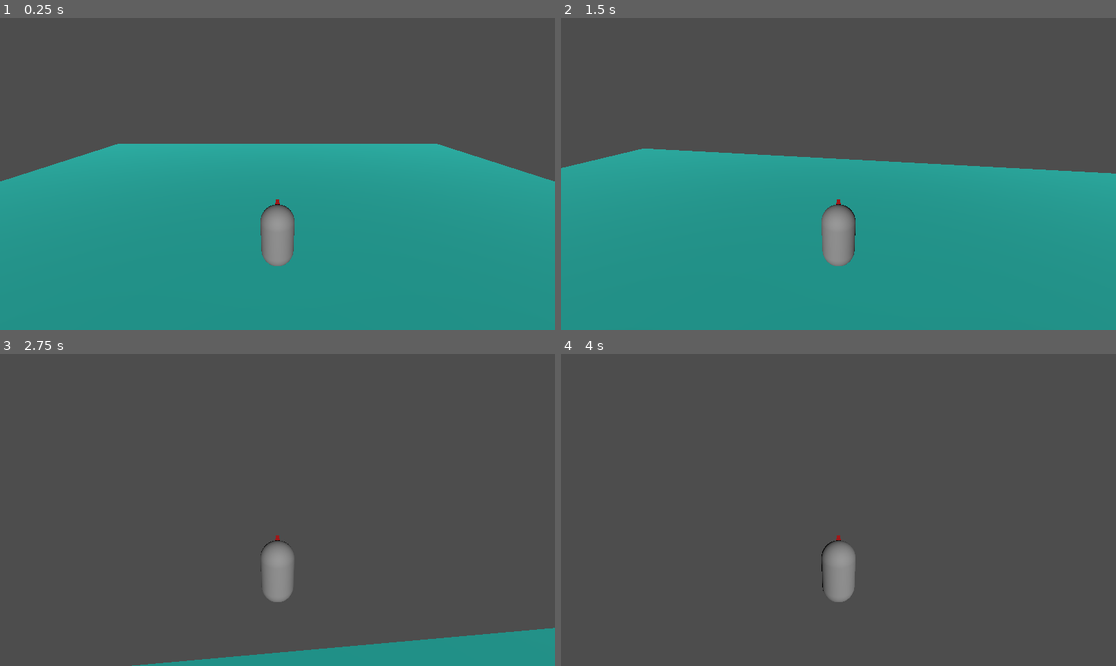
Above: before the commit, frames 1-4 (two rows, left to right).
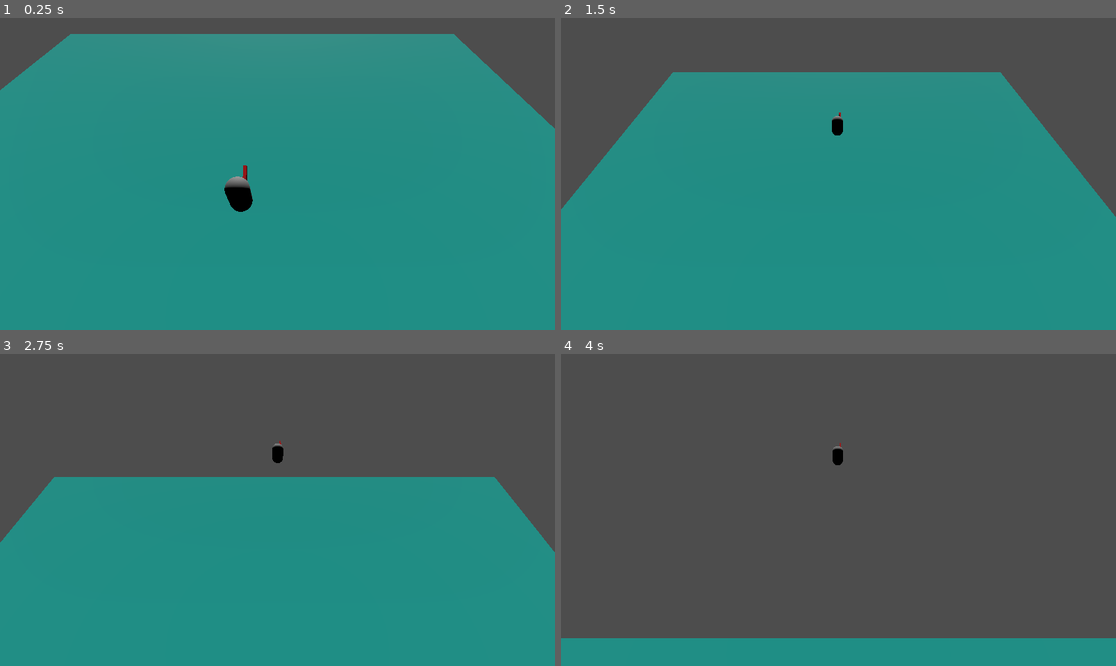
Above: after the commit, the same moments.

Repository: Duartefon/MAN
Game: Godot game, scene res://scenes_and_scripts/cameraFollows.tscn
Two runs of this game, one before a commit and one after it. Both use one fixed random seed, a clock stepped at 60 frames per second and the inputs below.
Inputs (mouse positions are in pixels of both pictures, inside the frame that each line leads up to):
- Up to frame 1 (0.25 s): no input
- Up to frame 2 (1.5 s): tap Enter (ui_accept) at 0.5, 0.77 s; move the mouse to (866, 174) at 0.52 s; hold Up (ui_up) from 0.53 s (still down); move the mouse to (810, 174) at 1.27 s
- Up to frame 3 (2.75 s): keep holding Up (ui_up); tap Enter (ui_accept) at 1.52 s; move the mouse to (288, 503) at 2.02 s
- Up to frame 4 (4 s): keep holding Up (ui_up); move the mouse to (832, 516) at 2.77 s; tap Enter (ui_accept) at 3.02, 3.77 s; move the mouse to (877, 513) at 3.52 s

The runs differ from the first frame. In frame 1, 38% of the frame differs, in the area x 0-100%, y 5-80%; in frame 2, 22%; in frame 3, 54%, in the area x 0-100%, y 27-100%; in frame 4, 9.9%.

Commit message:
Alteracao Camera

Diff:
--- a/scenes_and_scripts/cameraFollow.gd
+++ b/scenes_and_scripts/cameraFollow.gd
@@ -1,24 +1,38 @@
 extends Camera3D
 
 @export var player: NodePath
-@export var mouse_sensitivity := 0.003
-@export var distance := 5.0            # distância da camera atrás do player
-@export var height := 2.0              # altura da câmera
+@export var distance := 5.0
+@export var height := 6.0
+@export var follow_speed := 2.0
+@export var mouse_influence := 0.3
+@export var max_mouse_distance := 8.0
 
 @onready var player_node: CharacterBody3D = get_node(player)
 
-var yaw := 0.0
+func _process(delta):
+	if not player_node:
+		return
 
-func _ready():
-	Input.set_mouse_mode(Input.MOUSE_MODE_CAPTURED)
+	var player_pos = player_node.global_transform.origin
+	var mouse_offset = get_mouse_world_offset()
 
-func _unhandled_input(event):
-	if event is InputEventMouseMotion:
-		yaw -= event.relative.x * mouse_sensitivity
-		player_node.rotation.y = yaw
+	var base_camera_pos = player_pos + Vector3(0, height, -distance)
+	var target_pos = base_camera_pos + mouse_offset * mouse_influence
+	global_transform.origin = global_transform.origin.lerp(target_pos, delta * follow_speed)
 
-func _process(delta):
-	var back_dir = player_node.transform.basis.z
-	global_transform.origin = player_node.global_transform.origin + back_dir * distance + Vector3(0, height, 0)
+	var look_direction = Vector3(0, -3, 2)
+	look_at(global_transform.origin + look_direction, Vector3.UP)
 
-	look_at(player_node.global_transform.origin + Vector3(0, height/2, 0), Vector3.UP)
+func get_mouse_world_offset() -> Vector3:
+	var mouse_pos_2d = get_viewport().get_mouse_position()
+	var viewport_size = get_viewport().get_visible_rect().size
+	var mouse_normalized = Vector2(
+		(mouse_pos_2d.x / viewport_size.x - 0.5) * 2.0,
+		(mouse_pos_2d.y / viewport_size.y - 0.5) * 2.0
+	)
+	var scale_factor = height * 0.4
+	var mouse_offset = Vector3(-mouse_normalized.x * scale_factor, 0, -mouse_normalized.y * scale_factor)
+
+	if mouse_offset.length() > max_mouse_distance:
+		mouse_offset = mouse_offset.normalized() * max_mouse_distance
+	return mouse_offset
--- a/scenes_and_scripts/cameraFollows.tscn
+++ b/scenes_and_scripts/cameraFollows.tscn
@@ -38,9 +38,10 @@
 mesh = SubResource("PlaneMesh_801x2")
 
 [node name="Player" type="Node3D" parent="."]
+transform = Transform3D(0.036626328, 0, -0.9993291, 0, 1, 0, 0.9993291, 0, 0.036626328, 0, 0, 0)
 
 [node name="CharacterBody3D" type="CharacterBody3D" parent="Player"]
-transform = Transform3D(0.5, 0, 0, 0, 0.5, 0, 0, 0, 0.5, 0, 1.2623923, 0)
+transform = Transform3D(-0.49995348, 0, 0.0068240273, 0, 0.5, 0, -0.0068240273, 0, -0.49995348, 0, 1.2623923, 0)
 script = ExtResource("1_b1fvj")
 
 [node name="Node3D" type="Node3D" parent="Player/CharacterBody3D"]
@@ -54,11 +55,11 @@
 debug_color = Color(0, 0.5647059, 0.8666667, 1)
 
 [node name="verDirecaodoPlayer" type="CSGBox3D" parent="Player/CharacterBody3D"]
-transform = Transform3D(2, 0, 0, 0, 2, 0, 0, 0, 2, 0, 0.4130571, -0.60905695)
+transform = Transform3D(0.037731715, 0, -1.999644, 0, 2, 0, 1.999644, 0, 0.037731715, -0.5300366, 0.4130571, -0.25172108)
 size = Vector3(0.07, 0.155, 0.595)
 material = SubResource("StandardMaterial3D_b1fvj")
 
 [node name="Camera3D" type="Camera3D" parent="."]
-transform = Transform3D(-0.98896945, 0.069293834, -0.13091195, -6.464277e-05, 0.8836208, 0.4682032, 0.14812012, 0.46304712, -0.8738694, 0, 1.8812686, -1.3293518)
+transform = Transform3D(0.071997315, 0.8418128, -0.5349464, -0.019938752, 0.5374458, 0.8430626, 0.99720556, -0.05003207, 0.055479355, -1.3316715, 3.204712, -0.019325085)
 script = ExtResource("2_e50i7")
 player = NodePath("../Player/CharacterBody3D")
